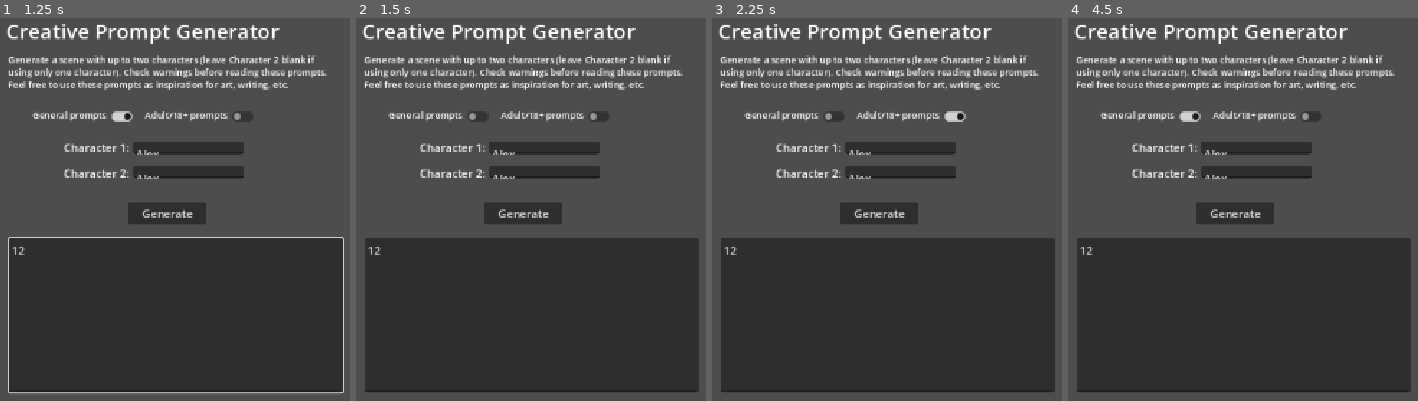
Above: before the commit, frames 1-4 (left to right).
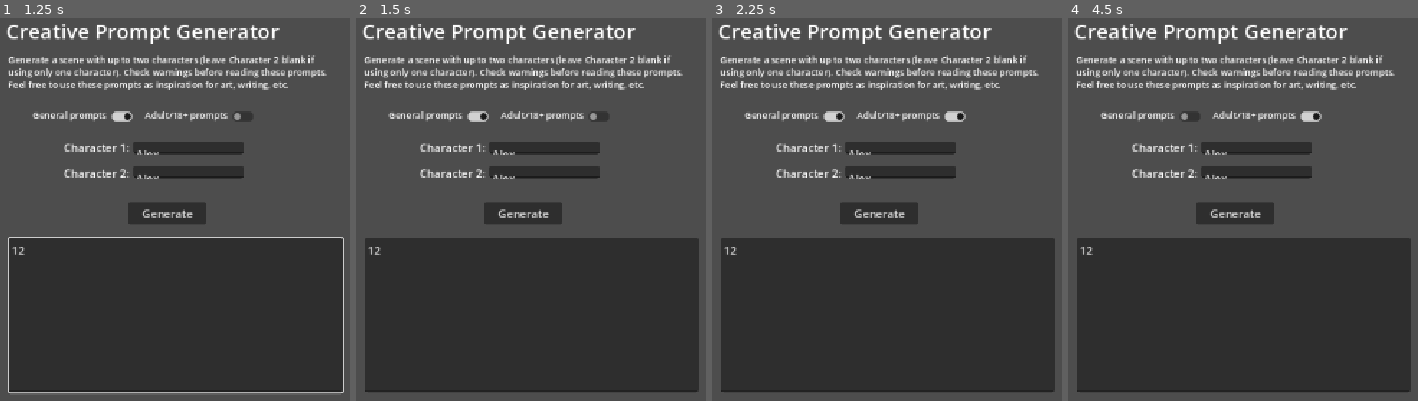
Above: after the commit, the same moments.

Repository: 17angelsprings/Creative-Prompt-Generator
Game: Godot game, scene res://src/ui/MainScreen.tscn
Two runs of this game, one before a commit and one after it. Both use one fixed random seed, a clock stepped at 60 frames per second and the inputs below.
Inputs (mouse positions are in pixels of both pictures, inside the frame that each line leads up to):
- Up to frame 1 (1.25 s): click (189, 148) at 0.52 s; type "Alex" at 0.6 s; click (189, 171) at 0.75 s; type "Alex" at 0.83 s; click (175, 316) at 0.98 s; type "12" at 1.07 s
- Up to frame 2 (1.5 s): click (478, 117) at 1.25 s
- Up to frame 3 (2.25 s): click (953, 117) at 2 s
- Up to frame 4 (4.5 s): click "Generate" at 2.75 s; click (1190, 117) at 3.5 s; click (1309, 117) at 4.25 s

Frame 1 is identical in both runs. In frame 2, 0.2% of the frame differs, in the area x 31-38%, y 24-28%; in frame 3, 0.2%; in frame 4, 0.3%, in the area x 31-73%, y 24-28%.

Commit message:
Got prompt enablement buttons working
One or button buttons can be toggled on, but both can't be off at the same time

Diff:
--- a/project.godot
+++ b/project.godot
@@ -17,7 +17,7 @@
 
 [autoload]
 
-SettingsGlobals="*uid://bnpggog82vj04"
+PromptsEnabledGlobals="*uid://bnpggog82vj04"
 
 [display]
 
--- a/src/autoload/settings_globals.gd
+++ b/src/autoload/prompts_enabled_globals.gd
@@ -1,6 +1,6 @@
 ## SETTINGS GLOBALS .GD
 ## ********************************************************************************
-##
+## Configures starting parameters when booting up program (namely prompt type buttons checked)
 ## ********************************************************************************
 
 ## ASSOCIATED SCENES
@@ -15,11 +15,18 @@
 
 ## SCRIPT-WIDE VARIABLES
 ## ********************************************************************************
+var gen_prompts_enabled
+var adult_prompts_enabled
 
+## FUNCTIONS
+## ********************************************************************************
 
 # Called when the node enters the scene tree for the first time.
+# @params: None
+# @return: None
 func _ready() -> void:
-	pass # Replace with function body.
+	gen_prompts_enabled = true
+	adult_prompts_enabled = false
 
 
 # Called every frame. 'delta' is the elapsed time since the previous frame.
--- a/src/prompts/gen_solo_prompts.json
+++ b/src/prompts/gen_solo_prompts.json
@@ -1,4 +1,10 @@
+[
 {
-"1": " sees that their favorite brand of bread is half-off at the grocery store.",
-"2": " walks by a clothing store and sees a gorgeous outfit in their preferred style through the window."
+	"content warning": "None",
+	"prompt": " sees that their favorite brand of bread is half-off at the grocery store."
+},
+{
+	"content warning": "None",
+	"2": " walks by a clothing store and sees a gorgeous outfit in their preferred style through the window."
 }
+]
--- a/src/ui/MainScreen.tscn
+++ b/src/ui/MainScreen.tscn
@@ -1,4 +1,7 @@
 [gd_scene format=3 uid="uid://d2yhawbv1378g"]
+
+[ext_resource type="Script" uid="uid://clgvtvtgw27qr" path="res://src/ui/gen_prompts_button.gd" id="1_2oig0"]
+[ext_resource type="Script" uid="uid://dr6t8clpqvbpf" path="res://src/ui/adult_prompts_button.gd" id="2_ma4my"]
 
 [node name="MainScreen" type="Node2D" unique_id=831907681]
 
@@ -60,6 +63,7 @@
 offset_right = 539.0
 offset_bottom = 187.0
 button_pressed = true
+script = ExtResource("1_2oig0")
 
 [node name="AdultPrompts" type="Label" parent="." unique_id=1353869968]
 offset_left = 550.0
@@ -74,6 +78,7 @@
 offset_top = 163.0
 offset_right = 713.0
 offset_bottom = 187.0
+script = ExtResource("2_ma4my")
 
 [node name="GenerateButton" type="Button" parent="." unique_id=1854445772]
 offset_left = 526.0
@@ -87,3 +92,7 @@
 offset_top = 350.0
 offset_right = 835.0
 offset_bottom = 572.0
+
+[connection signal="pressed" from="GenPromptsButton" to="GenPromptsButton" method="_on_pressed"]
+[connection signal="toggled" from="GenPromptsButton" to="GenPromptsButton" method="_on_toggled"]
+[connection signal="pressed" from="AdultPromptsButton" to="AdultPromptsButton" method="_on_pressed"]
--- /dev/null
+++ b/src/ui/adult_prompts_button.gd
@@ -0,0 +1,37 @@
+## Adult PROMPTS BUTTON .GD
+## ********************************************************************************
+## Enables/disables adult/18+ prompts
+## Checked off by default
+## ********************************************************************************
+
+## ASSOCIATED SCENES
+## ********************************************************************************
+## MainScreen.tcsn
+## ********************************************************************************
+
+## EXTENSIONS
+## ********************************************************************************
+extends CheckButton
+## ********************************************************************************
+
+## SCRIPT-WIDE VARIABLES
+## ********************************************************************************
+# None
+
+## FUNCTIONS
+## ********************************************************************************
+
+# Button is pressed/checked on or off
+# @params: None
+# @return: None
+func _on_pressed() -> void:
+	# Button is on
+	if button_pressed == true:
+		PromptsEnabledGlobals.adult_prompts_enabled = true
+	else:
+		# User tries to turn button off; check if adult prompts button is pressed/checked on
+		# This prevents having both buttons turned off at the same time
+		if PromptsEnabledGlobals.gen_prompts_enabled == true:
+			PromptsEnabledGlobals.adult_prompts_enabled = false
+		else:
+			button_pressed = true
--- /dev/null
+++ b/src/ui/gen_prompts_button.gd
@@ -0,0 +1,37 @@
+## GEN PROMPTS BUTTON .GD
+## ********************************************************************************
+## Enables/disables general prompts
+## Checked on by default
+## ********************************************************************************
+
+## ASSOCIATED SCENES
+## ********************************************************************************
+## MainScreen.tcsn
+## ********************************************************************************
+
+## EXTENSIONS
+## ********************************************************************************
+extends CheckButton
+## ********************************************************************************
+
+## SCRIPT-WIDE VARIABLES
+## ********************************************************************************
+# None
+
+## FUNCTIONS
+## ********************************************************************************
+
+# Button is pressed/checked on or off
+# @params: None
+# @return: None
+func _on_pressed() -> void:
+	# Button is on
+	if button_pressed == true:
+		PromptsEnabledGlobals.gen_prompts_enabled = true
+	else:
+		# User tries to turn button off; check if adult prompts button is pressed/checked on
+		# This prevents having both buttons turned off at the same time
+		if PromptsEnabledGlobals.adult_prompts_enabled == true:
+			PromptsEnabledGlobals.gen_prompts_enabled = false
+		else:
+			button_pressed = true
Renamed: src/autoload/settings_globals.gd.uid -> src/autoload/prompts_enabled_globals.gd.uid
Not shown, added: src/ui/adult_prompts_button.gd.uid
Not shown, added: src/ui/gen_prompts_button.gd.uid
